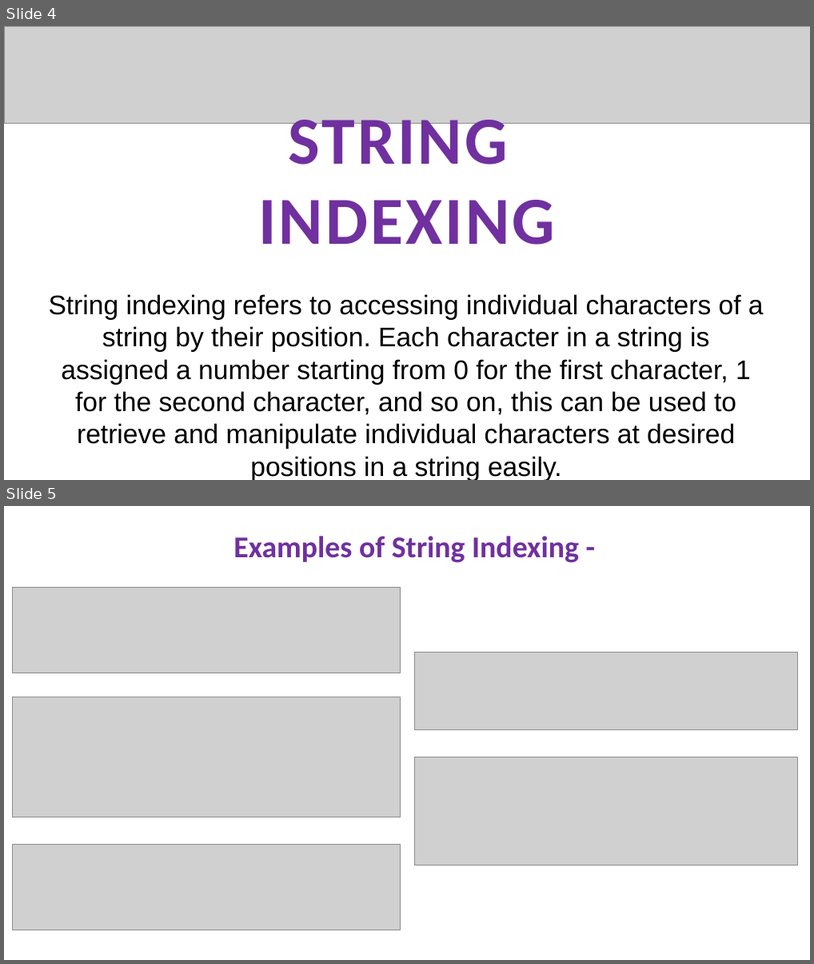
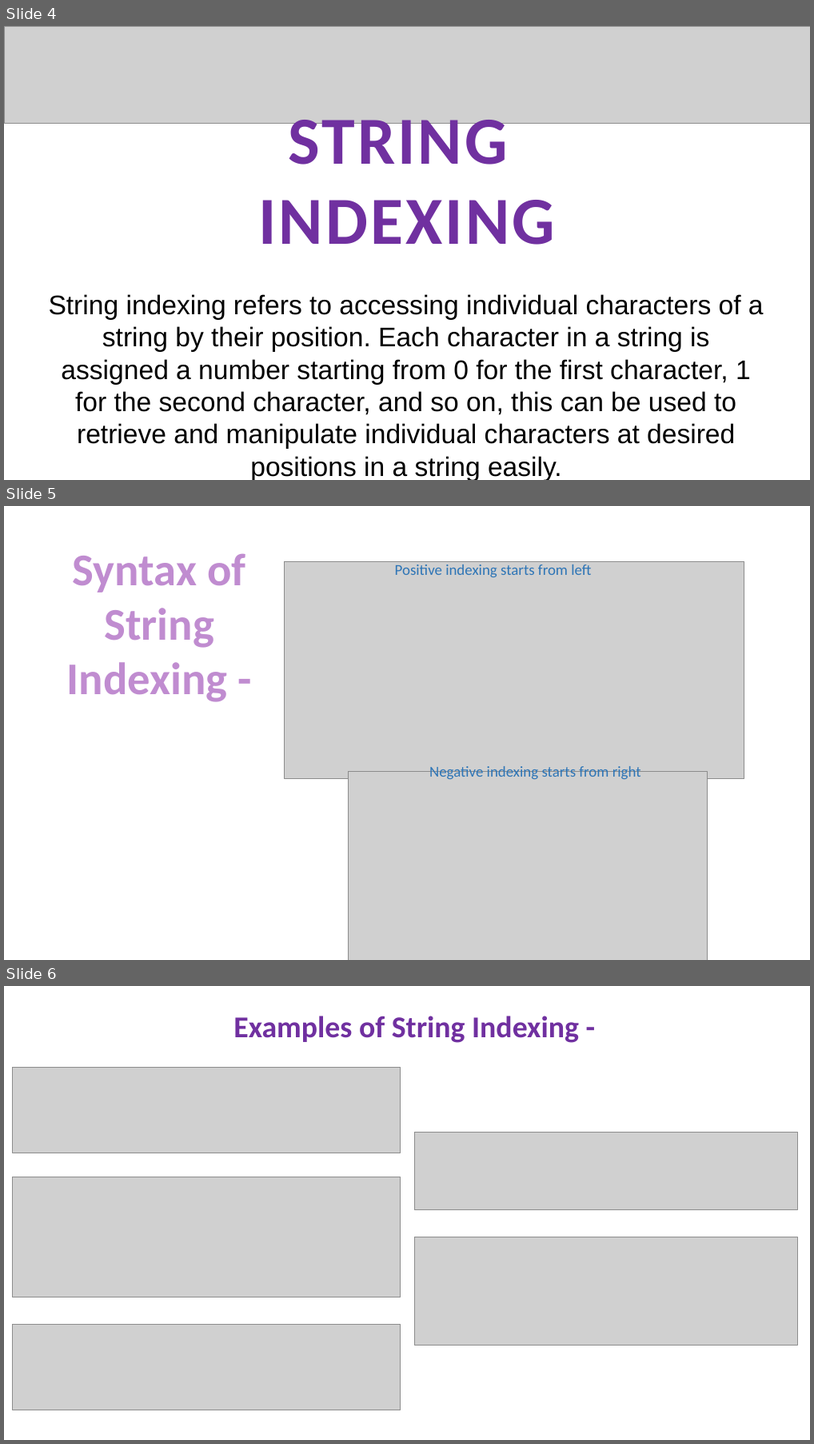
Before and after one commit to Ras-codes/Basic-Python-Data-Manipulation, a slide deck: Python Basic Data Manipulation Project Presentation.pptx. Shown one above the other, each under a label of ours: slides 4 and 5 before the commit, slides 4, 5 and 6 after it. The pictures are 814x964 and 814x1444 pixels, drawn with LibreOffice and Linux fonts; fonts in the diff are those of the drawing; grey boxes stand for pictures. Boxes give left, top, right and bottom in pixels: in the first picture for what was removed or moved away, otherwise in the second. Text is boxed around its words. In the diff, an @@ line names an element or a change of style, - is before the commit and + after.

```diff
--- a/Python Basic Data Manipulation Project Presentation.pptx
+++ b/Python Basic Data Manipulation Project Presentation.pptx
@@ slide 5 added at (4,506,810,960), background #FFFFFF @@
@@ text added at (67,553,246,702), 54 pt, text #C08CD0, bold @@
+Syntax of
+String
+Indexing -
@@ picture added at (284,562,745,778) @@
@@ text added at (395,564,591,577), 18 pt, text #2E75B6 @@
+Positive indexing starts from left
@@ text added at (430,766,642,779), 18 pt, text #2E75B6 @@
+Negative indexing starts from right
@@ picture added at (348,771,708,960) @@
@@ what was slide 5 is now slide 6 @@
```
Also in this commit, not shown: 4 slides changed, 5 other slides added.
